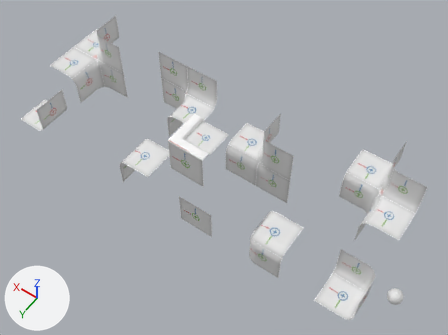
Two versions of the Blender file BasicsAssets/Palettes/Blocks.blend, one commit apart.
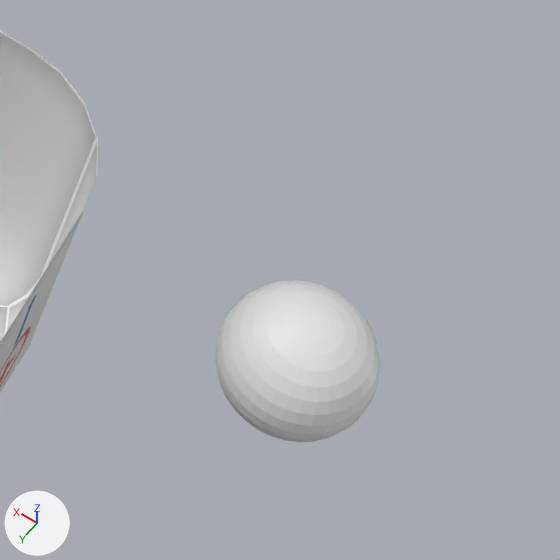
The first picture shows the older version from a camera (50 mm lens) standing at (-2.8, 3.56, 6.53) and looking at (0.12, -0.54, 0.1). The close-ups show both versions on the part from 81% to 94% of the width and 78% to 95% of the height of that picture; other places that the commit changed are outside them. The axes (+X, +Y, +Z) are drawn at lower left. The lights are the same throughout.

Objects in the first close-up: 'Corner  Neg 1x1x1', 'Sphere'.
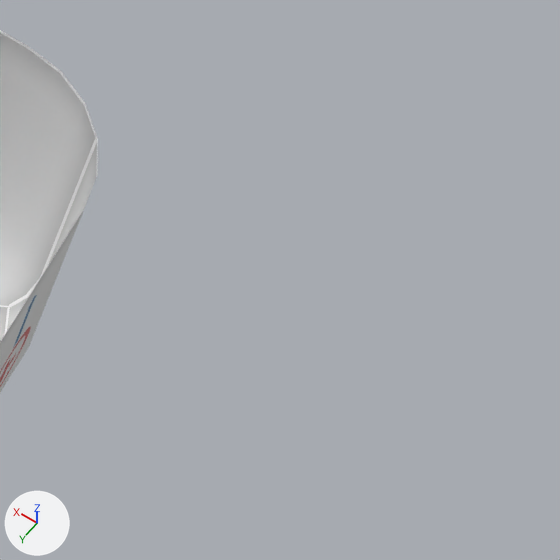
The edits, one by one:
Object 'Sphere' (ob_sphere) moves from (-2.5, -0.5, -0.5) to (3.0, 0.0, 0.0).

Pixel boxes [x1, y1, x2, y2] of what changed, in the close-ups (560 x 560 px):
'Sphere', moved (not visible afterwards)
    before: [215, 280, 380, 442]
